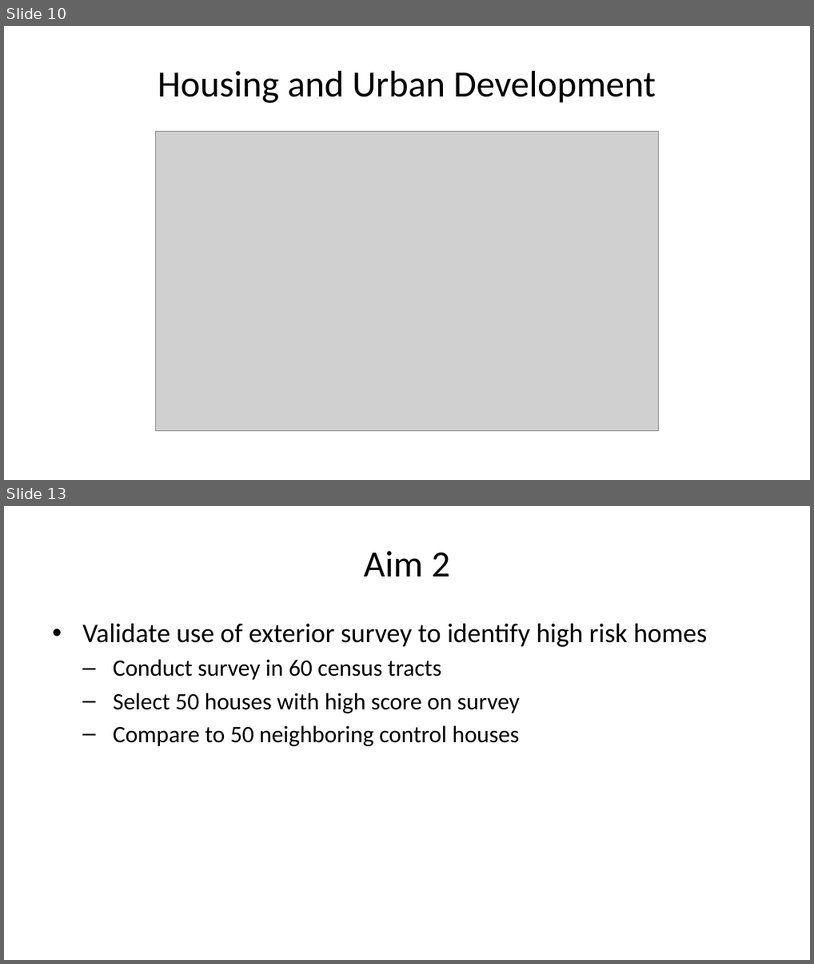
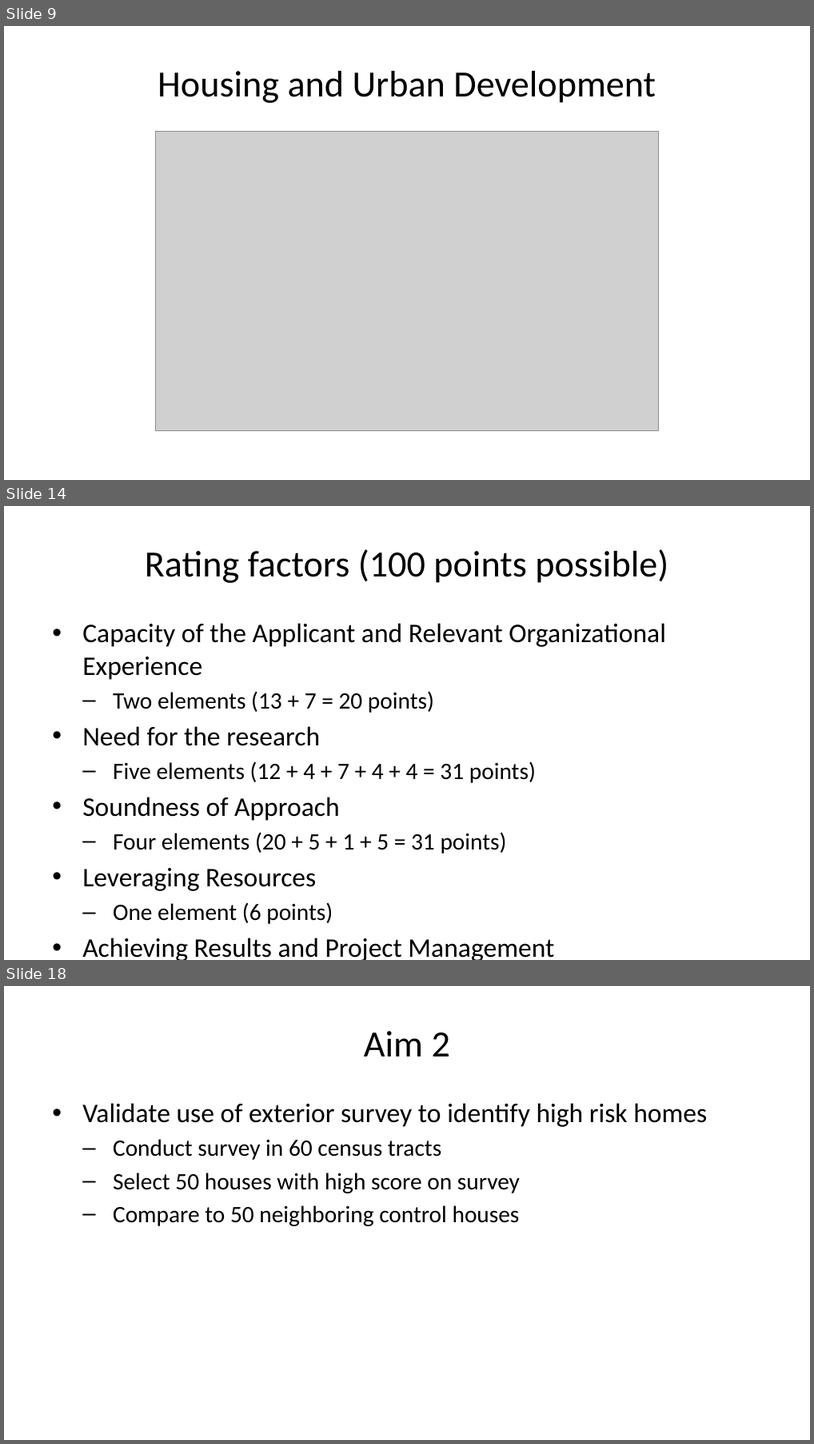
Before and after one commit to pmean/papers-and-presentations, a slide deck: kc-lead-impact/results/dbhi-presentation.pptx. Shown one above the other, each under a label of ours: slides 10 and 13 before the commit, slides 9, 14 and 18 after it; the slides between them are not shown. The pictures are 814x964 and 814x1444 pixels, drawn with LibreOffice and Linux fonts; fonts in the diff are those of the drawing; grey boxes stand for pictures. Boxes give left, top, right and bottom in pixels: in the first picture for what was removed or moved away, otherwise in the second. Text is boxed around its words. In the diff, an @@ line names an element or a change of style, - is before the commit and + after.

Commit message:
Simplified slide titles for dbhi-presentation.md

```diff
--- a/kc-lead-impact/results/dbhi-presentation.pptx
+++ b/kc-lead-impact/results/dbhi-presentation.pptx
@@ slide 14 added at (4,506,810,960), background #FFFFFF @@
@@ title added at (145,549,669,583), 33 pt, text #000000 @@
+Rating factors (100 points possible)
@@ text added at (82,623,666,960), 24 pt, text #000000 @@
+• Capacity of the Applicant and Relevant Organizational Experience
+  – Two elements (13 + 7 = 20 points)
+• Need for the research
+  – Five elements (12 + 4 + 7 + 4 + 4 = 31 points)
+• Soundness of Approach
+  – Four elements (20 + 5 + 1 + 5 = 31 points)
+• Leveraging Resources
+  – One element (6 points)
+• Achieving Results and Project Management
+  – Four elements (3 + 6 + 2 + 1 = 12 points)
@@ what was slide 10 is now slide 9 @@
@@ what was slide 13 is now slide 18 @@
```
Also in this commit, not shown: 1 slide changed, 7 other slides added, 3 slides removed, 3 other files.
